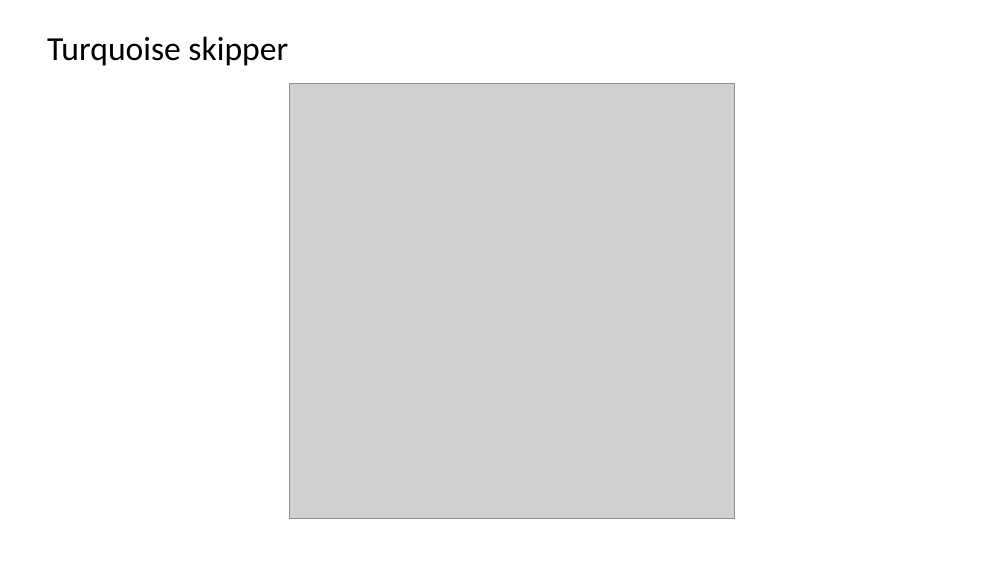
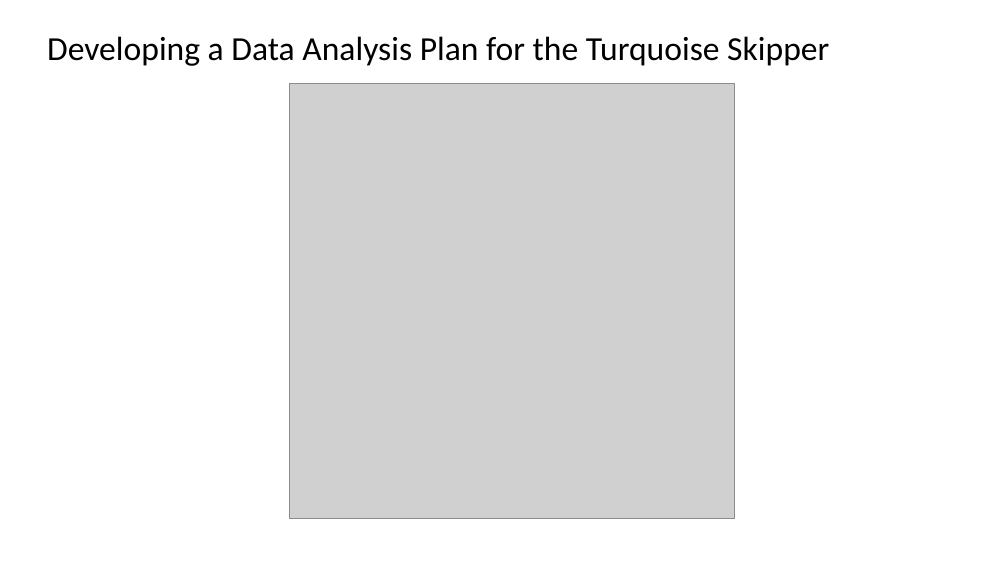
Before and after one commit to annamtucker/ssa-200, a slide deck: slide 1 of static/activities/activity-4.pptx. Drawn at 1008x567 pixels with LibreOffice and Linux fonts; fonts in the diff are those of the drawing; grey boxes stand for pictures. Boxes give left, top, right and bottom in pixels: in the first picture for what was removed or moved away, otherwise in the second. Text is boxed around its words. In the diff, an @@ line names an element or a change of style, - is before the commit and + after.

```diff
--- a/static/activities/activity-4.pptx
+++ b/static/activities/activity-4.pptx
@@ text at [47, 36, 829, 66]: text changed @@
-Turquoise skipper
+Developing a Data Analysis Plan for the Turquoise Skipper
```
Also in this commit, not shown: 2 other slides changed, 1 other file.
